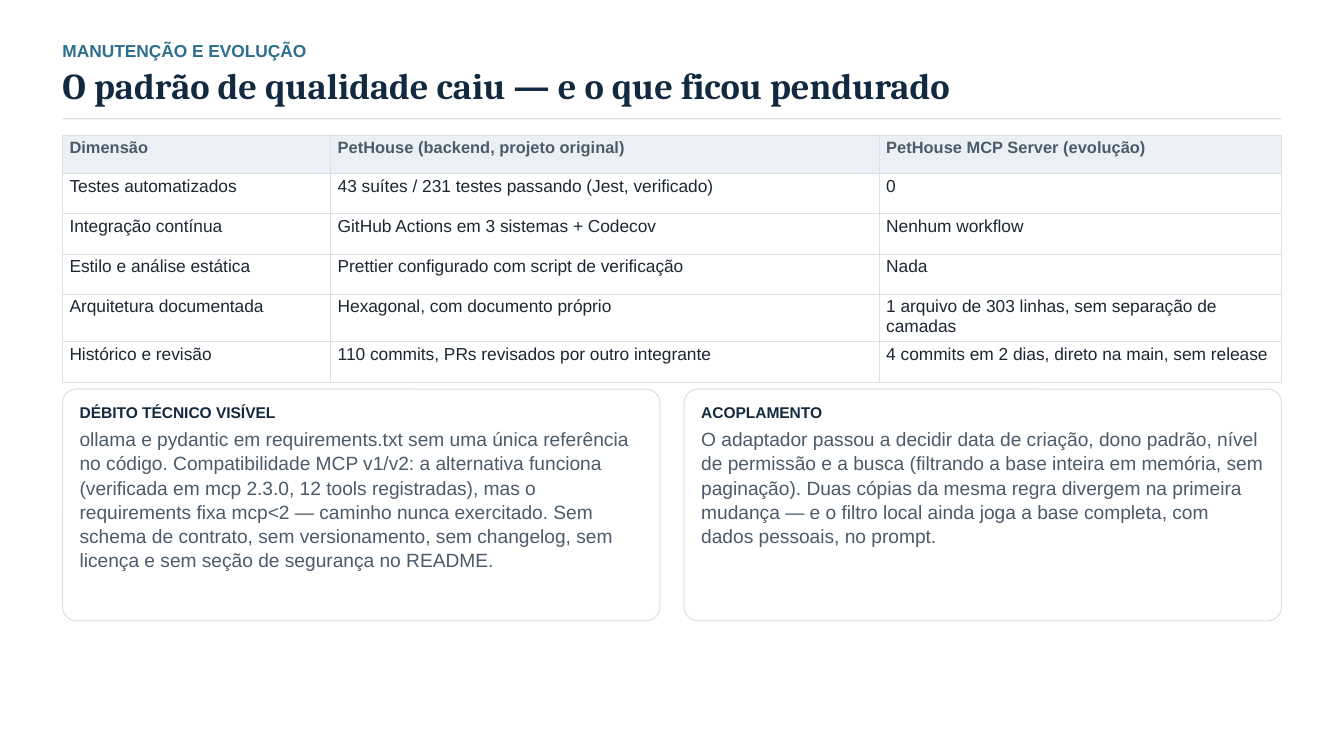
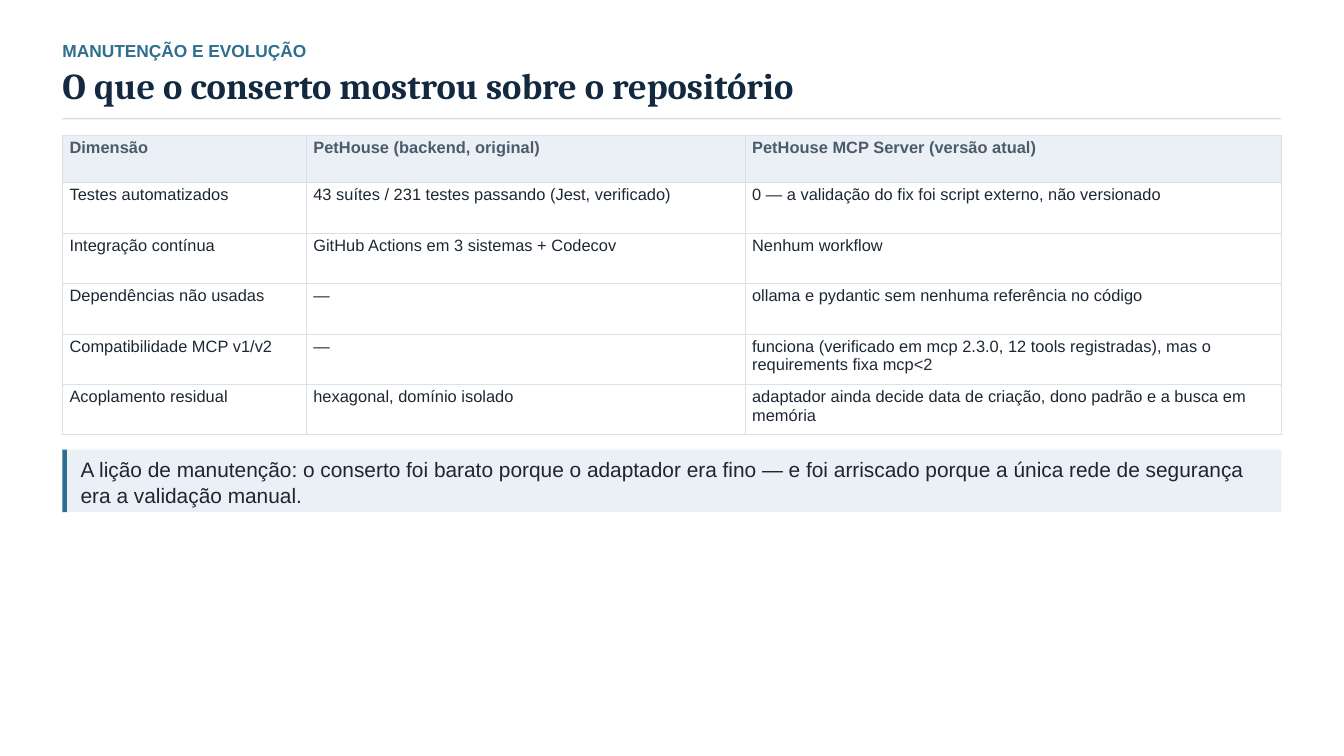
Before and after one commit to edu-correia/project-mcp-pet-adoption, a slide deck: slide 15 of docs/apresentacao-analise-pethouse-mcp.pptx (slide 14 before the commit). Drawn at 1344x756 pixels with LibreOffice and Linux fonts; fonts in the diff are those of the drawing. Boxes give left, top, right and bottom in pixels: in the first picture for what was removed or moved away, otherwise in the second. Text is boxed around its words. In the diff, an @@ line names an element or a change of style, - is before the commit and + after.

Commit message:
docs: reapresenta a analise a partir da versao com o fix (autenticacao + contrato)
- deck refeito (16 slides): o que a versao atual entrega, como foi validada e os
  insucessos que continuam (identidade por parametro, contrato da API, operacao)
- seguranca ganha peso: o fix destravou o acesso e expos 7 hashes de senha em 7
  usuarios; acao destrutiva segue sem dono e sem confirmacao
- roteiro de falas refeito para 4 pessoas sobre os 16 slides
- demo-video.md: referencias atualizadas (video e da versao anterior)

```diff
--- a/docs/apresentacao-analise-pethouse-mcp.pptx
+++ b/docs/apresentacao-analise-pethouse-mcp.pptx
@@ text at [62, 73, 793, 107]: text changed @@
-O padrão de qualidade caiu — e o que ficou pendurado
+O que o conserto mostrou sobre o repositório
@@ table at [63, 135, 1281, 436] @@
-row 1, column 2: PetHouse (backend, projeto original)
+row 1, column 2: PetHouse (backend, original)
-row 1, column 3: PetHouse MCP Server (evolução)
+row 1, column 3: PetHouse MCP Server (versão atual)
-row 2, column 3: 0
+row 2, column 3: 0 — a validação do fix foi script externo, não versionado
-row 4: Estilo e análise estática | Prettier configurado com script de verificação | Nada
+row 4: Dependências não usadas | — | ollama e pydantic sem nenhuma referência no código
-row 5: Arquitetura documentada | Hexagonal, com documento próprio | 1 arquivo de 303 linhas, sem separação de camadas
+row 5: Compatibilidade MCP v1/v2 | — | funciona (verificado em mcp 2.3.0, 12 tools registradas), mas o requirements fixa mcp<2
-row 6: Histórico e revisão | 110 commits, PRs revisados por outro integrante | 4 commits em 2 dias, direto na main, sem release
+row 6: Acoplamento residual | hexagonal, domínio isolado | adaptador ainda decide data de criação, dono padrão e a busca em memória
@@ size 12.3 to 11.7 pt in "Testes automatizados", "43 suítes / 231 testes passando (Jest, ...", "Integração contínua", "GitHub Actions em 3 sistemas + Codecov" and 1 more places @@
@@ rounded rectangle removed at [63, 389, 660, 621] @@
@@ rounded rectangle removed at [685, 389, 1282, 621] @@
@@ text removed at [80, 406, 628, 571] @@
-DÉBITO TÉCNICO VISÍVEL
-ollama e pydantic em requirements.txt sem uma única referência no código. Compatibilidade MCP v1/v2: a alternativa funciona (verificada em mcp 2.3.0, 12 tools registradas), mas o requirements fixa mcp<2 — caminho nunca exercitado. Sem schema de contrato, sem versionamento, sem changelog, sem licença e sem seção de segurança no README.
@@ text removed at [701, 407, 1263, 547] @@
-ACOPLAMENTO
-O adaptador passou a decidir data de criação, dono padrão, nível de permissão e a busca (filtrando a base inteira em memória, sem paginação). Duas cópias da mesma regra divergem na primeira mudança — e o filtro local ainda joga a base completa, com dados pessoais, no prompt.
@@ rectangle added at [63, 450, 1281, 512], fill #EAF0F5 @@
@@ rectangle added at [63, 450, 67, 512], fill #2E6E8E @@
@@ text added at [81, 461, 1243, 508], 14.9 pt, text #1C2733 @@
+A lição de manutenção: o conserto foi barato porque o adaptador era fino — e foi arriscado porque a única rede de segurança era a validação manual.
```
Also in this commit, not shown: 6 other slides changed, 9 slides added, 9 slides removed, 4 other files.
